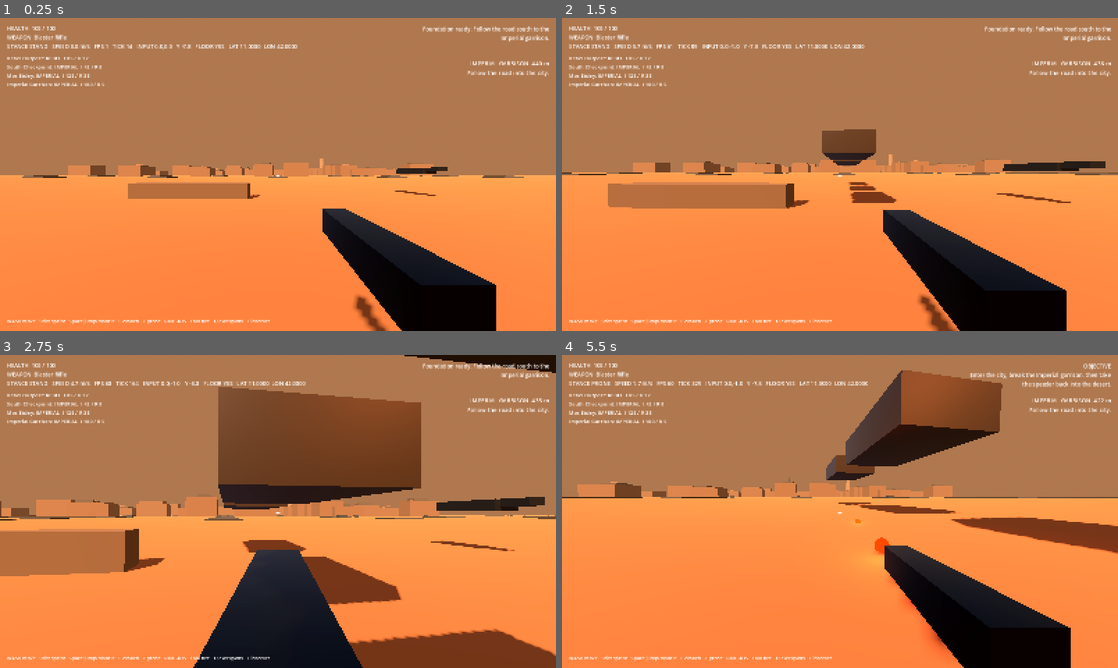
Above: before the commit, frames 1-4 (two rows, left to right).
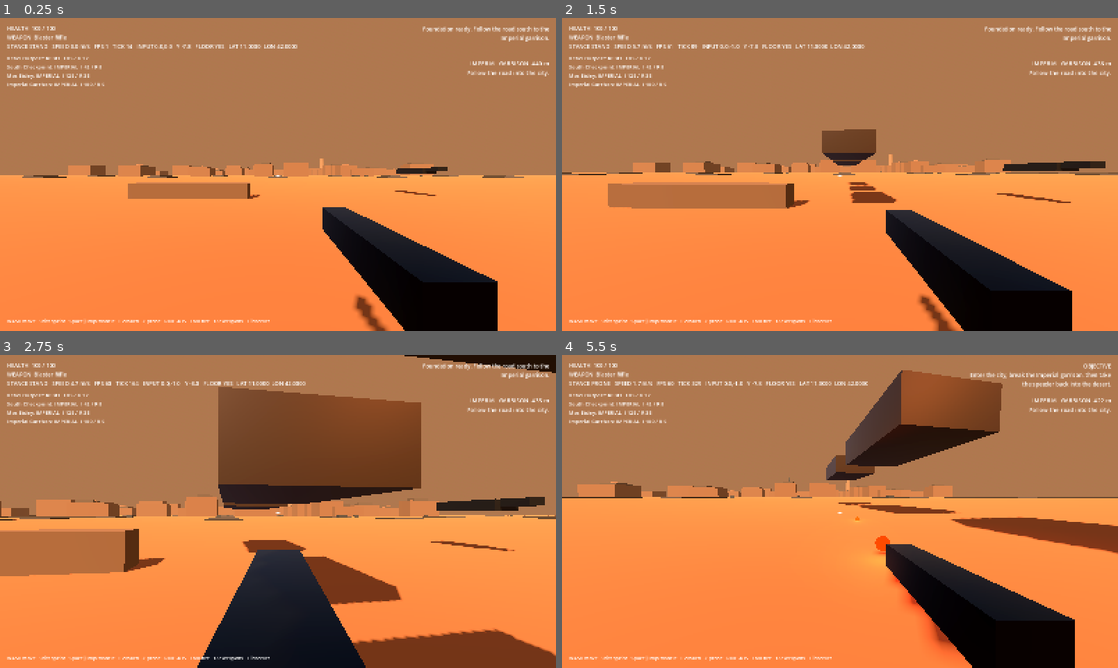
Above: after the commit, the same moments.

Repository: Deputy1389/far-horizon
Game: Godot game, scene res://game/scenes/main.tscn
The game is run twice, just before and just after one commit, with the same random seed, the same clock (stepped at 60 frames per second) and the same inputs.
Inputs (mouse positions are in pixels of both pictures, inside the frame that each line leads up to):
- Up to frame 1 (0.25 s): no input
- Up to frame 2 (1.5 s): move the mouse to (867, 174) at 0.52 s; hold Right mouse button (aim) 0.53-1.28 s; hold W (move_forward) from 0.53 s (still down); tap Space (jump) at 0.77 s; click (867, 174) at 0.8 s; move the mouse to (812, 174) at 1.27 s; click (812, 174) at 1.35 s
- Up to frame 3 (2.75 s): keep holding W (move_forward); tap Space (jump) at 1.52 s; right-click (250, 511) at 1.55 s; move the mouse to (289, 505) at 2.02 s; hold Right mouse button (aim) from 2.03 s (still down); click (289, 505) at 2.3 s
- Up to frame 4 (5.5 s): keep holding W (move_forward); move the mouse to (834, 517) at 2.77 s; release Right mouse button (aim) at 2.78 s; tap C (crouch) at 2.85 s; click (834, 517) at 2.92 s; tap Space (jump) at 3.02, 3.77, 4.52 s; right-click (834, 517) at 3.05 s; move the mouse to (878, 514) at 3.52 s; press the mouse at (878, 514) at 3.53 s; move the mouse to (795, 508) at 4.27 s; release the mouse at (795, 508) at 4.28 s; tap E (interact) at 4.35 s; right-click (795, 508) at 4.55 s; move the mouse to (845, 511) at 5.02 s; press the mouse at (845, 511) at 5.03 s; tap Z (prone) at 5.1 s

The runs differ from the first frame. In frame 1, 0.7% of the frame differs, in the area x 58-90%, y 60-100%; in frame 2, 0.6%; in frame 3, 0.3%; in frame 4, 1.6%, in the area x 52-93%, y 51-100%.

Commit message:
combat: add Battlefront-style blaster heat, venting, and weapon sway

Diff:
--- a/game/scripts/combat/weapon_controller.gd
+++ b/game/scripts/combat/weapon_controller.gd
@@ -4,6 +4,7 @@
 signal weapon_changed(name: String)
 signal fired
 signal hit_confirmed
+signal heat_changed(value: float, overheated: bool)
 
 var camera: Camera3D
 var owner_body: CharacterBody3D
@@ -13,6 +14,9 @@
 var aiming := false
 var enabled := true
 var rng := RandomNumberGenerator.new()
+var heat := 0.0
+var overheated := false
+var motion_time := 0.0
 
 var viewmodel := Node3D.new()
 var muzzle := Marker3D.new()
@@ -38,12 +42,16 @@
 	_build_muzzle_flash()
 	_rebuild_viewmodel()
 	camera.fov = base_fov
+	heat_changed.emit(heat, overheated)
 
 func current_weapon() -> WeaponDefinition:
 	return weapons[current_index]
 
 func is_aiming() -> bool:
 	return aiming
+
+func is_overheated() -> bool:
+	return overheated
 
 func set_enabled(value: bool) -> void:
 	enabled = value
@@ -78,6 +86,16 @@
 		return
 	cooldown = maxf(0.0, cooldown - delta)
 	muzzle_flash_time = maxf(0.0, muzzle_flash_time - delta)
+	var weapon := current_weapon()
+	var venting := enabled and Input.is_action_pressed("vent")
+	var cooling_multiplier := 3.2 if venting else (1.7 if overheated else 1.0)
+	if heat > 0.0 and (not Input.is_action_pressed("fire") or overheated or venting):
+		var previous_heat := heat
+		heat = maxf(0.0, heat - weapon.cooling_rate * cooling_multiplier * delta)
+		if overheated and heat <= 0.18:
+			overheated = false
+		if absf(previous_heat - heat) > 0.001:
+			heat_changed.emit(heat, overheated)
 	if muzzle_flash_time <= 0.0:
 		muzzle_flash_mesh.visible = false
 		muzzle_flash_light.visible = false
@@ -89,7 +107,6 @@
 			_select_weapon(1)
 
 	aiming = enabled and Input.is_action_pressed("aim")
-	var weapon := current_weapon()
 	var planar_speed := Vector2(owner_body.velocity.x, owner_body.velocity.z).length() if owner_body != null else 0.0
 	var sprint_presented := (
 		enabled
@@ -102,7 +119,20 @@
 	camera.fov = lerpf(camera.fov, target_fov, 1.0 - exp(-delta * 15.0))
 
 	viewmodel_kick = lerpf(viewmodel_kick, 0.0, 1.0 - exp(-delta * 18.0))
+	motion_time += delta * (2.1 + planar_speed * 0.85)
 	var target_offset := weapon.ads_offset if aiming else weapon.viewmodel_offset
+	var sway_amount := 0.003 if aiming else 0.008
+	target_offset += Vector3(
+		sin(motion_time) * sway_amount,
+		cos(motion_time * 0.55) * sway_amount * 0.7,
+		0.0
+	)
+	if planar_speed > 0.35 and not aiming:
+		target_offset += Vector3(
+			sin(motion_time * 2.2) * 0.008,
+			absf(cos(motion_time * 2.2)) * 0.01,
+			0.0
+		)
 	if sprint_presented:
 		target_offset += Vector3(0.0, -0.09, 0.09)
 	target_offset += Vector3(0.0, 0.0, viewmodel_kick)
@@ -112,7 +142,7 @@
 	viewmodel.rotation.z = lerpf(viewmodel.rotation.z, target_roll, 1.0 - exp(-delta * 12.0))
 	viewmodel.rotation.x = lerpf(viewmodel.rotation.x, target_pitch, 1.0 - exp(-delta * 12.0))
 
-	if enabled and Input.is_action_pressed("fire") and cooldown <= 0.0:
+	if enabled and Input.is_action_pressed("fire") and cooldown <= 0.0 and not overheated and not venting:
 		_fire()
 
 func _select_weapon(index: int) -> void:
@@ -162,12 +192,18 @@
 
 	var direction := -camera.global_basis.z
 	var spread_degrees := weapon.ads_spread_degrees if aiming else weapon.hip_spread_degrees
+	spread_degrees += heat * (0.18 if aiming else 0.42)
 	direction = _apply_spread(direction, deg_to_rad(spread_degrees))
 
 	var bolt := BlasterBolt.new()
 	get_tree().current_scene.add_child(bolt)
 	bolt.damaged_target.connect(_on_bolt_damaged_target)
 	bolt.configure(muzzle.global_position, direction, weapon.projectile_speed, weapon.damage, owner_body)
+
+	heat = minf(1.0, heat + weapon.heat_per_shot)
+	if heat >= 0.999:
+		overheated = true
+	heat_changed.emit(heat, overheated)
 
 	viewmodel_kick = minf(viewmodel_kick + (0.022 if aiming else 0.038), 0.08)
 	muzzle_flash_time = 0.045
